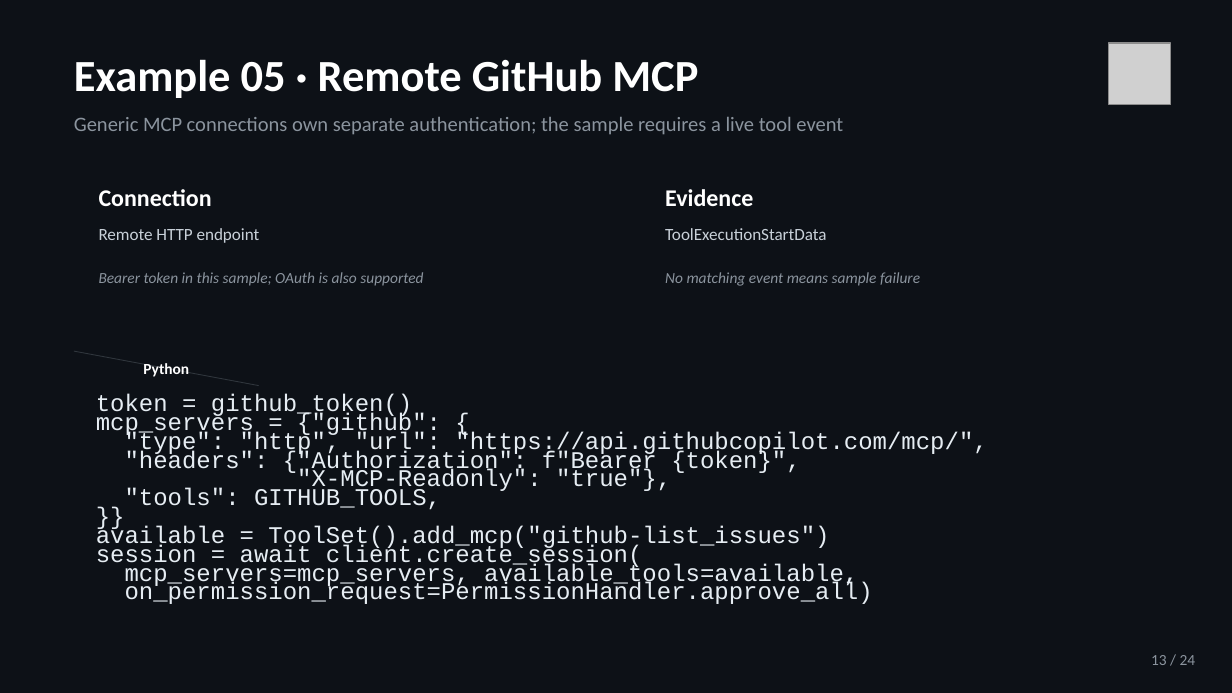
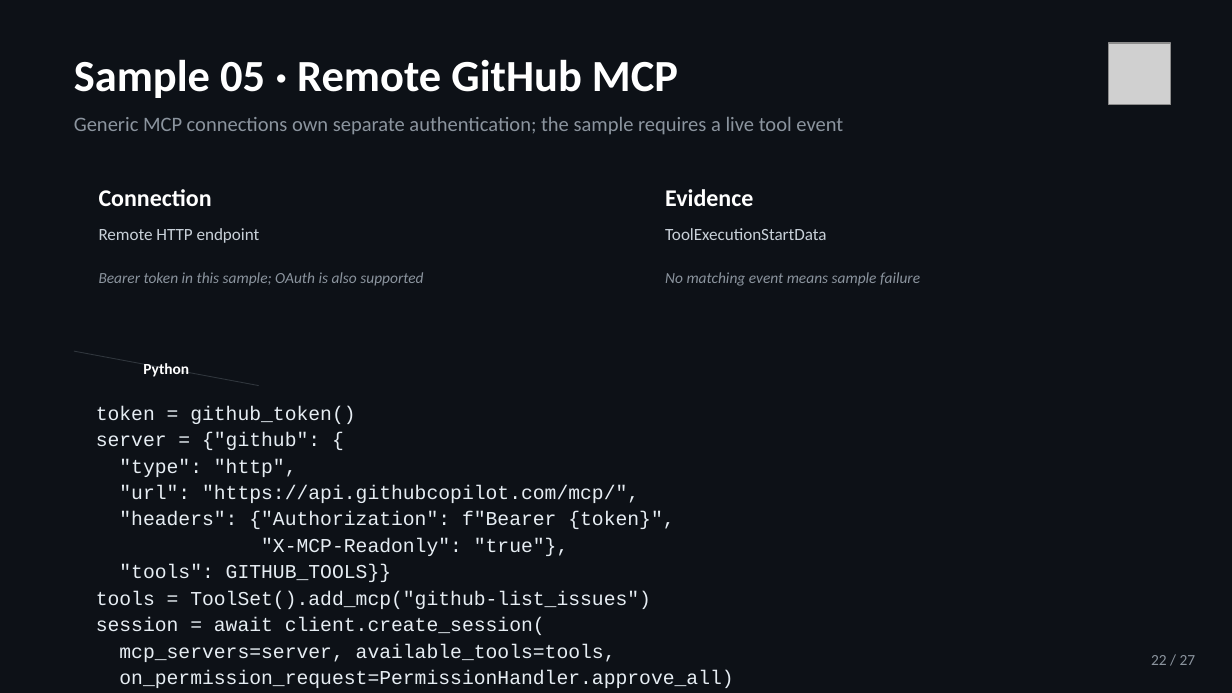
Before and after one commit to jeffrey-groneberg/ghcp_sdk, a slide deck: slide 22 of GitHub-Copilot-SDK.pptx (slide 13 before the commit). Drawn at 1232x693 pixels with LibreOffice and Linux fonts; fonts in the diff are those of the drawing; grey boxes stand for pictures. Boxes give left, top, right and bottom in pixels: in the first picture for what was removed or moved away, otherwise in the second. Text is boxed around its words. In the diff, an @@ line names an element or a change of style, - is before the commit and + after.

```diff
--- a/GitHub-Copilot-SDK.pptx
+++ b/GitHub-Copilot-SDK.pptx
@@ text at (74, 59, 678, 98): text changed @@
-Example 05 · Remote GitHub MCP
+Sample 05 · Remote GitHub MCP
@@ text at (96, 406, 733, 688): size 14 to 11.5 pt in "token = github_token()", ""headers": {"Authorization": f"Bearer {token}",", ""X-MCP-Readonly": "true"},", "session = await client.create_session(" and 1 more places; line spacing 11pt to 1.12 @@
@@ text at (96, 432, 639, 503): text changed; size 14 to 11.5 pt @@
-mcp_servers = {"github": {
-"type": "http", "url": "https://api.githubcopilot.com/mcp/",
+server = {"github": {
+"type": "http",
+"url": "https://api.githubcopilot.com/mcp/",
@@ text at (96, 564, 651, 609): text changed; size 14 to 11.5 pt @@
-"tools": GITHUB_TOOLS,
-}}
-available = ToolSet().add_mcp("github-list_issues")
+"tools": GITHUB_TOOLS}}
+tools = ToolSet().add_mcp("github-list_issues")
@@ text at (119, 644, 616, 662): text changed; size 14 to 11.5 pt @@
-mcp_servers=mcp_servers, available_tools=available,
+mcp_servers=server, available_tools=tools,
@@ text at (1151, 655, 1196, 665): text changed @@
-13 / 24
+22 / 27
```
Also in this commit, not shown: 23 other slides changed, 3 slides added, 2 other files.
